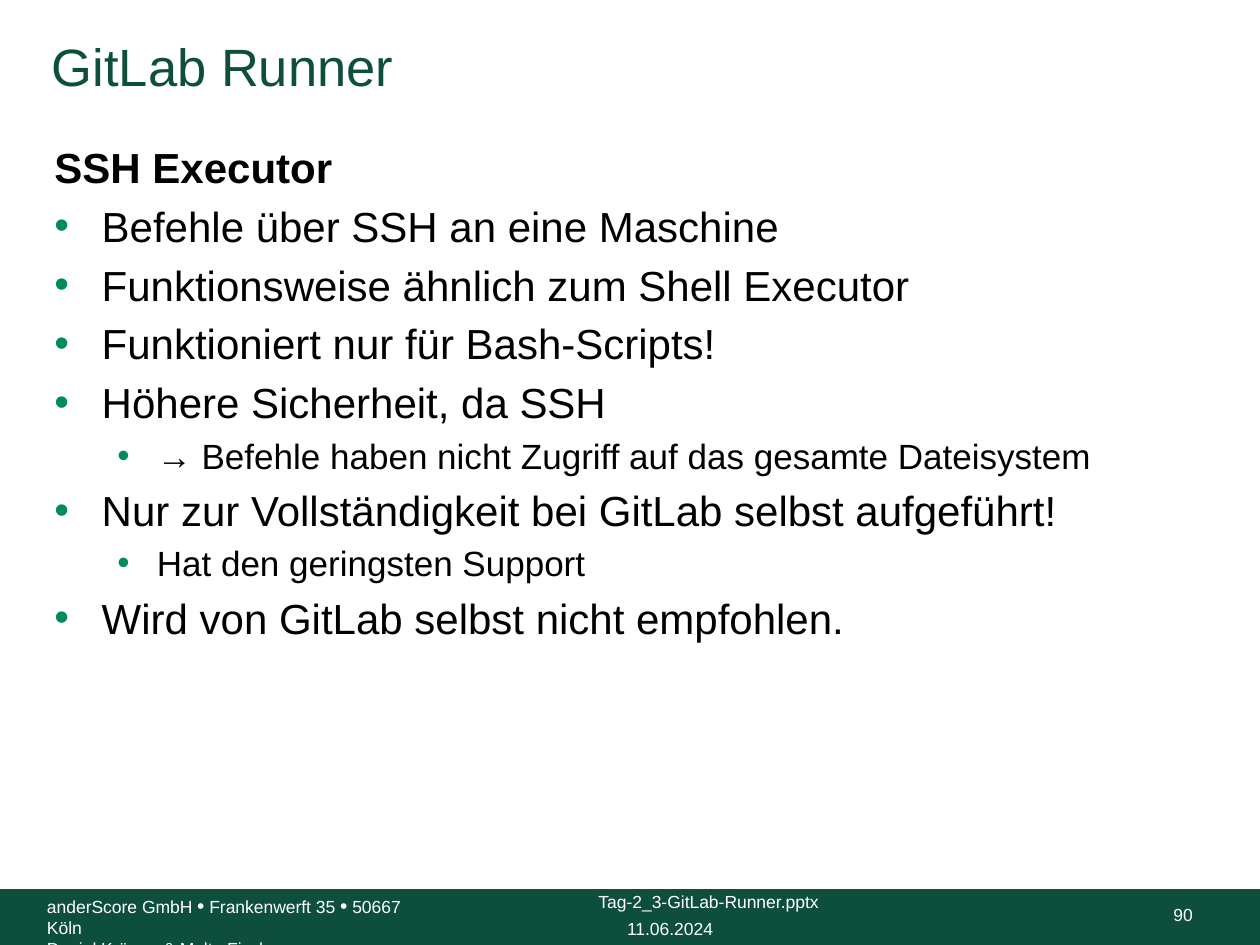
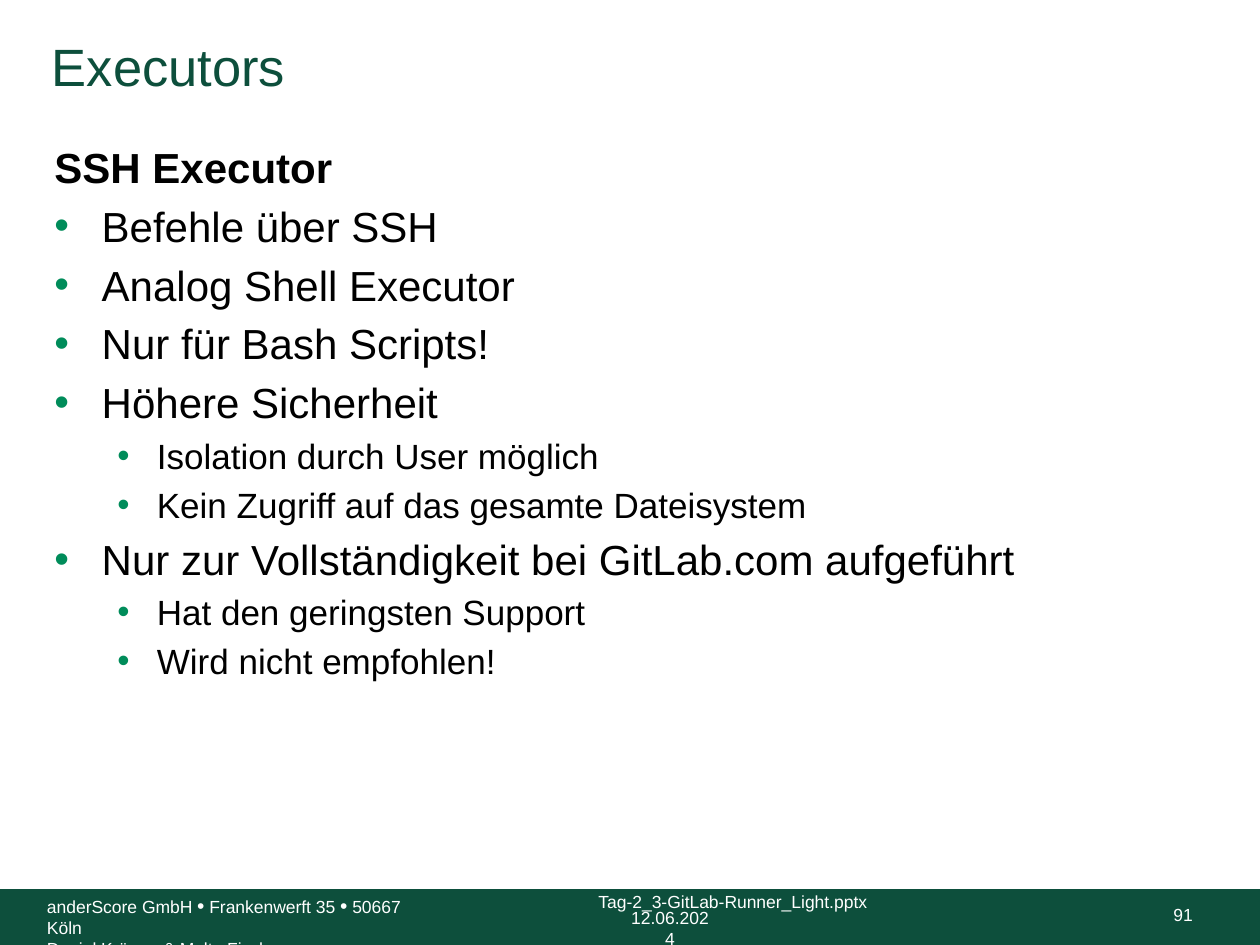
Before and after one commit to anderscore-gmbh/gitlab, a slide deck: slide 91 of slides/Tag-2_3-GitLab-Runner.pptx (slide 90 before the commit). Drawn at 1260x945 pixels with LibreOffice and Linux fonts; fonts in the diff are those of the drawing; background and template pictures are left out. Boxes give left, top, right and bottom in pixels: in the first picture for what was removed or moved away, otherwise in the second. Text is boxed around its words. In the diff, an @@ line names an element or a change of style, - is before the commit and + after.

Commit message:
_Light suffix entfernt (aka umbenannt)

```diff
--- a/slides/Tag-2_3-GitLab-Runner.pptx
+++ b/slides/Tag-2_3-GitLab-Runner.pptx
@@ title at box(52, 50, 285, 87): text changed @@
-GitLab Runner
+Executors
@@ text at box(102, 211, 1014, 583): text changed @@
-• Befehle über SSH an eine Maschine
-• Funktionsweise ähnlich zum Shell Executor
-• Funktioniert nur für Bash-Scripts!
-• Höhere Sicherheit, da SSH
-  • → Befehle haben nicht Zugriff auf das gesamte Dateisystem
-• Nur zur Vollständigkeit bei GitLab selbst aufgeführt!
+• Befehle über SSH
+• Analog Shell Executor
+• Nur für Bash Scripts!
+• Höhere Sicherheit
+  • Isolation durch User möglich
+  • Kein Zugriff auf das gesamte Dateisystem
+• Nur zur Vollständigkeit bei GitLab.com aufgeführt
@@ text at box(157, 648, 495, 681): text changed; size 24 to 20 pt @@
-• Wird von GitLab selbst nicht empfohlen.
+  • Wird nicht empfohlen!
@@ text at box(598, 895, 867, 913): text changed @@
-Tag-2_3-GitLab-Runner.pptx
+Tag-2_3-GitLab-Runner_Light.pptx
@@ text at box(631, 911, 709, 924): text changed @@
-11.06.2024
+12.06.2024
@@ page number at box(1173, 908, 1192, 921): text changed @@
-90
+91
```
Also in this commit, not shown: 97 other slides changed, 2 slides added, 1 slide removed.
